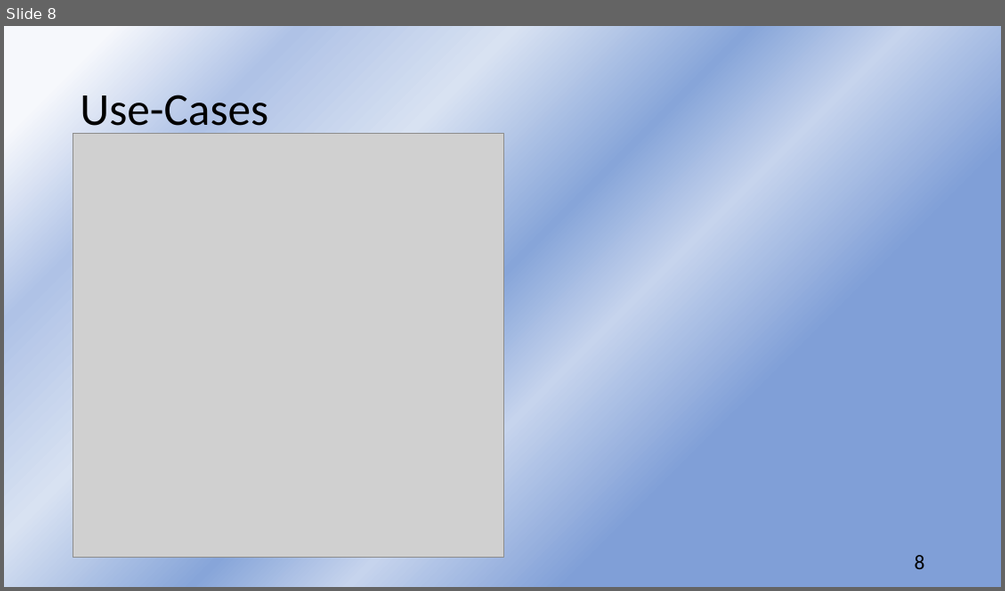
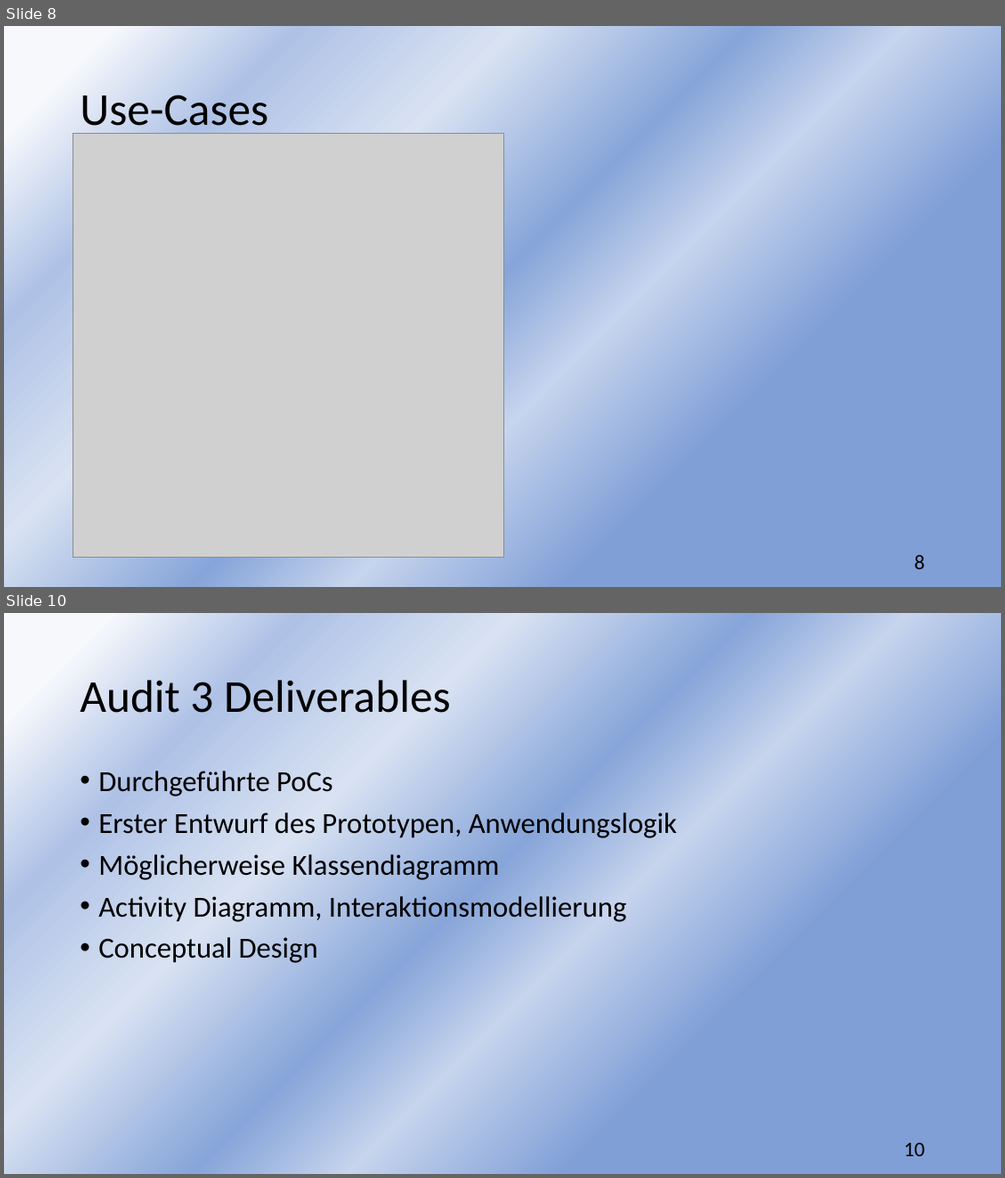
Before and after one commit to sebastiankoch10/EPWS2223HausenKochZimmer, a slide deck: EPWS2223HausenKochZimmer Audit 2.pptx. Shown one above the other, each under a label of ours: slide 8 before the commit, slides 8 and 10 after it; the slides between them are not shown. The pictures are 1005x591 and 1005x1178 pixels, drawn with LibreOffice and Linux fonts; fonts in the diff are those of the drawing; grey boxes stand for pictures. Boxes give left, top, right and bottom in pixels: in the first picture for what was removed or moved away, otherwise in the second. Text is boxed around its words. In the diff, an @@ line names an element or a change of style, - is before the commit and + after.

```diff
--- a/EPWS2223HausenKochZimmer Audit 2.pptx
+++ b/EPWS2223HausenKochZimmer Audit 2.pptx
@@ slide 10 added at [4,613,1001,1174], background gradient #F6F8FC to #AFC2E6 to #D8E2F2 to #87A5D9 to #C6D4ED to #809FD7 @@
@@ title added at [80,680,451,713], 44 pt, text #000000 @@
+Audit 3 Deliverables
@@ text added at [98,771,677,963], 28 pt, text #000000 @@
+• Durchgeführte PoCs
+• Erster Entwurf des Prototypen, Anwendungslogik
+• Möglicherweise Klassendiagramm
+• Activity Diagramm, Interaktionsmodellierung
+• Conceptual Design
@@ page number added at [904,1143,925,1156], 20 pt, text #000000 @@
+10
```
Also in this commit, not shown: 1 other slide added, 2 slides removed, 2 other files.
